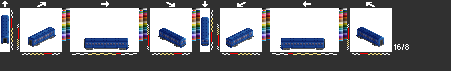
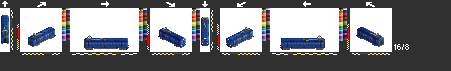
Revision of a layered 451x71 image; what changed, layer by layer:
showed "x1alight", painted on it over [left=2, top=17, right=381, bottom=46]
added layer "x1ab" above "x1a" over [left=1, top=17, right=381, bottom=47]
hid "x1a", painted on it over [left=1, top=17, right=381, bottom=47]
